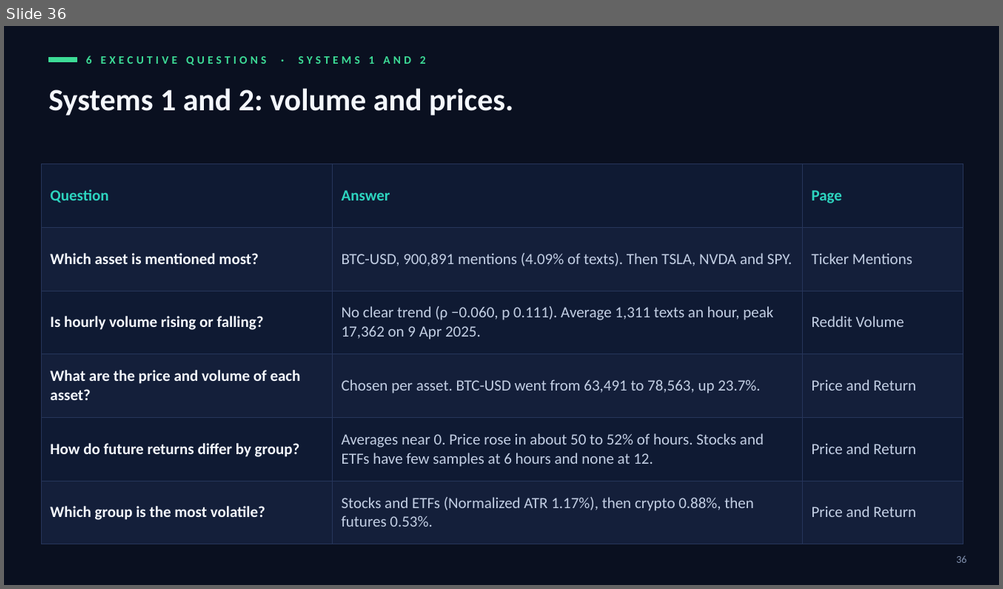
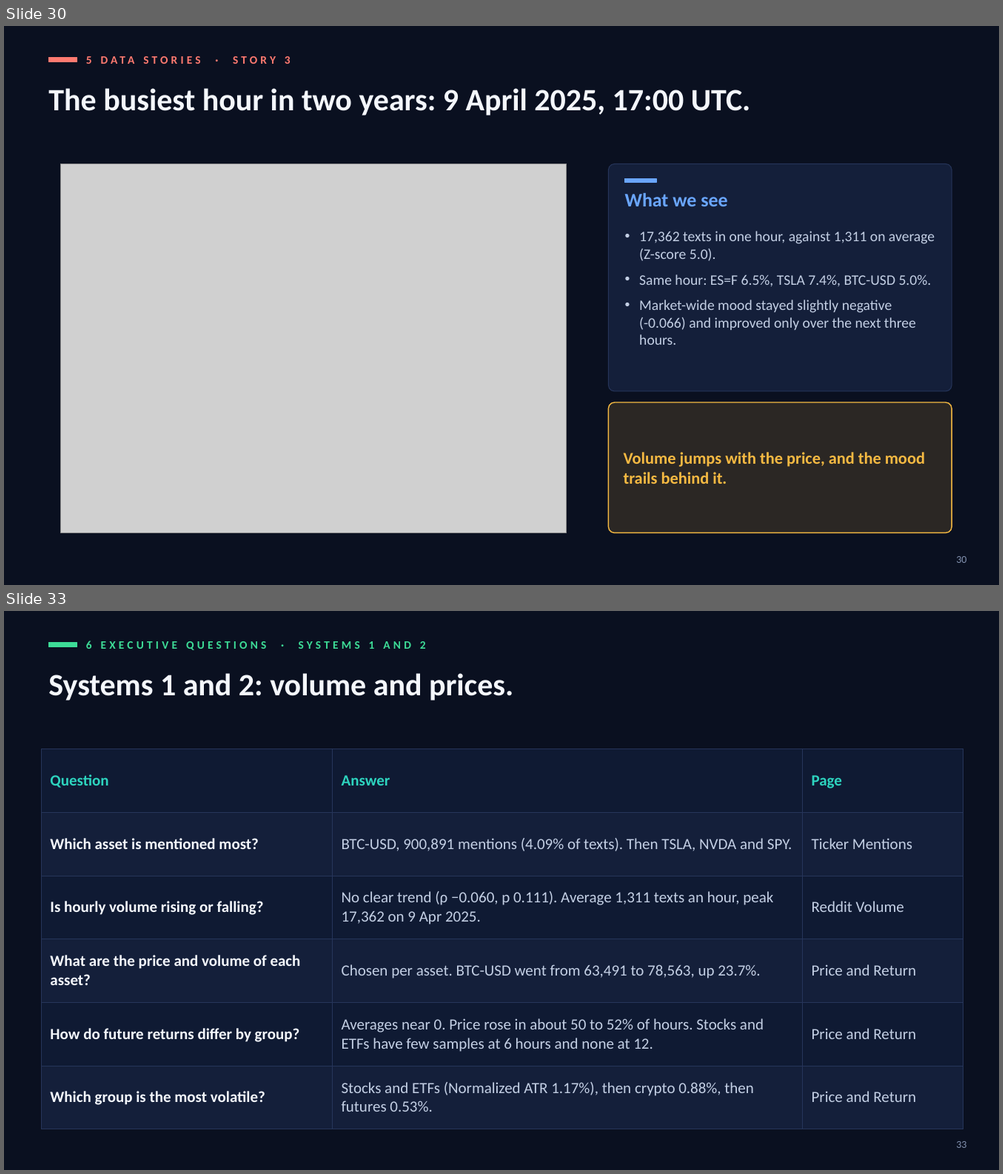
Before and after one commit to cat-arm/reddit-sentiment-market-warehouse-is, a slide deck: docs/presentation/defence_deck_en_v5.pptx. Shown one above the other, each under a label of ours: slide 36 before the commit, slides 30 and 33 after it; the slides between them are not shown. The pictures are 1003x589 and 1003x1174 pixels, drawn with LibreOffice and Linux fonts; fonts in the diff are those of the drawing; grey boxes stand for pictures. Boxes give left, top, right and bottom in pixels: in the first picture for what was removed or moved away, otherwise in the second. Text is boxed around its words. In the diff, an @@ line names an element or a change of style, - is before the commit and + after.

```diff
--- a/docs/presentation/defence_deck_en_v5.pptx
+++ b/docs/presentation/defence_deck_en_v5.pptx
@@ slide 30 added at bbox=[4, 26, 999, 585], background #0A1020 @@
@@ rectangle added at bbox=[48, 57, 77, 62], fill #FF7A70, outline #FF7A70 1 pt @@
@@ text added at bbox=[86, 56, 290, 64], 11 pt, text #FF7A70, bold @@
+5 DATA STORIES · STORY 3
@@ text added at bbox=[48, 88, 751, 116], 30 pt, text #F4F7FC, bold @@
+The busiest hour in two years: 9 April 2025, 17:00 UTC.
@@ picture added at bbox=[61, 164, 566, 534] @@
@@ rounded rectangle added at bbox=[609, 164, 951, 392], fill #141F3A, outline #26355A 0.75 pt @@
@@ rectangle added at bbox=[625, 179, 656, 183], fill #6AA6FF, outline #6AA6FF 1 pt @@
@@ text added at bbox=[625, 193, 727, 207], 18.5 pt, text #6AA6FF, bold @@
+What we see
@@ text added at bbox=[639, 231, 934, 345], 14 pt, text #C3CFE4 @@
+• 17,362 texts in one hour, against 1,311 on average (Z-score 5.0).
+• Same hour: ES=F 6.5%, TSLA 7.4%, BTC-USD 5.0%.
+• Market-wide mood stayed slightly negative (-0.066) and improved only over the next three hours.
@@ rounded rectangle added at bbox=[609, 403, 951, 534], fill #F5B942 at 14% opacity, outline #F5B942 1 pt @@
@@ text added at bbox=[623, 452, 925, 484], 16 pt, text #F5B942, bold @@
+Volume jumps with the price, and the mood trails behind it.
@@ page number added at bbox=[956, 557, 966, 563], 10 pt, text #8392B0 @@
+30
@@ what was slide 36 is now slide 33 @@
@@ page number at bbox=[956, 1142, 966, 1148]: text changed @@
-36
+33
```
Also in this commit, not shown: 2 slides changed, 4 other slides added, 8 slides removed.
